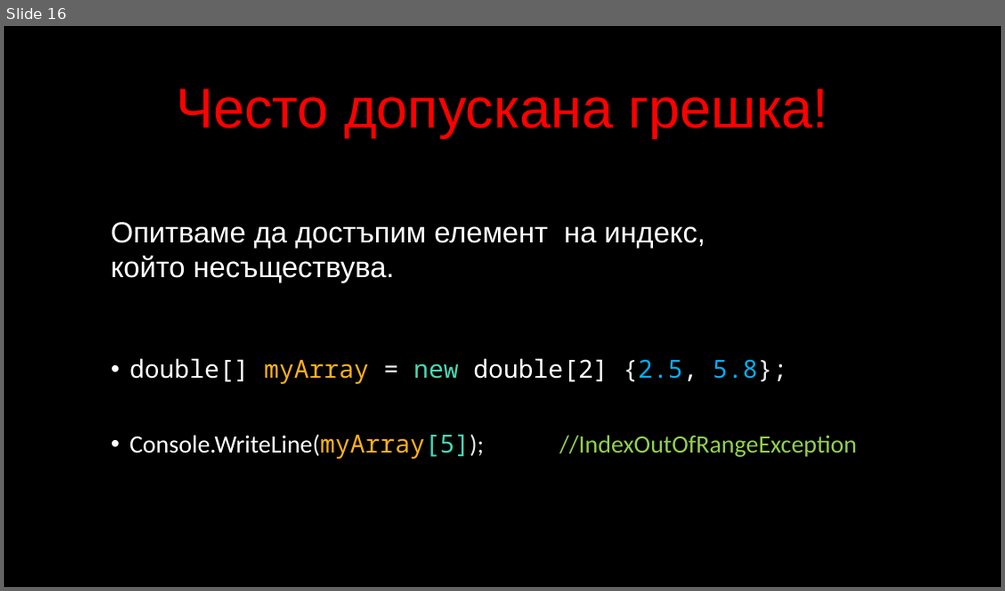
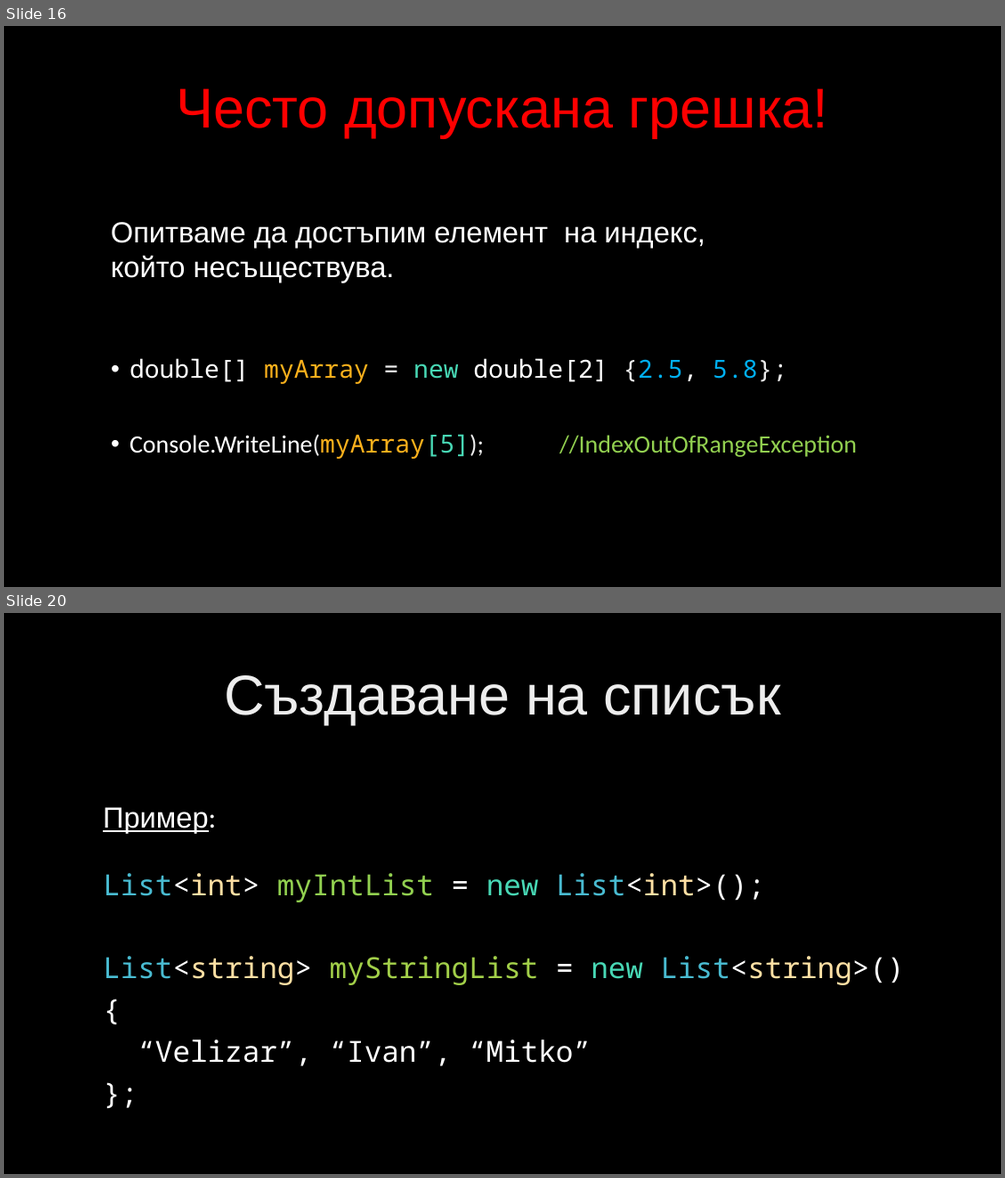
Before and after one commit to velizar92/CSharp-Programming-Presentations, a slide deck: C# Intermediate.pptx. Shown one above the other, each under a label of ours: slide 16 before the commit, slides 16 and 20 after it; the slides between them are not shown. The pictures are 1005x591 and 1005x1178 pixels, drawn with LibreOffice and Linux fonts; fonts in the diff are those of the drawing; background and template pictures are left out. Boxes give left, top, right and bottom in pixels: in the first picture for what was removed or moved away, otherwise in the second. Text is boxed around its words. In the diff, an @@ line names an element or a change of style, - is before the commit and + after.

Commit message:
C# Intermediate: List slides

```diff
--- a/C# Intermediate.pptx
+++ b/C# Intermediate.pptx
@@ slide 20 added at [4, 613, 1001, 1174], background picture (left out) @@
@@ title added at [224, 675, 780, 725], 54 pt, text gradient #BFBFBF to #EDEDED to #FFFFFF @@
+Създаване на списък
@@ text added at [103, 807, 216, 833], 28 pt, text #FFFFFF, underline @@
+Пример:
@@ text added at [103, 873, 905, 1066], 28 pt, text #FFFFFF @@
+List<int> myIntList = new List<int>();
+List<string> myStringList = new List<string>()
+{
+“Velizar”, “Ivan”, “Mitko”
+};
```
Also in this commit, not shown: 1 slide changed, 7 other slides added.
